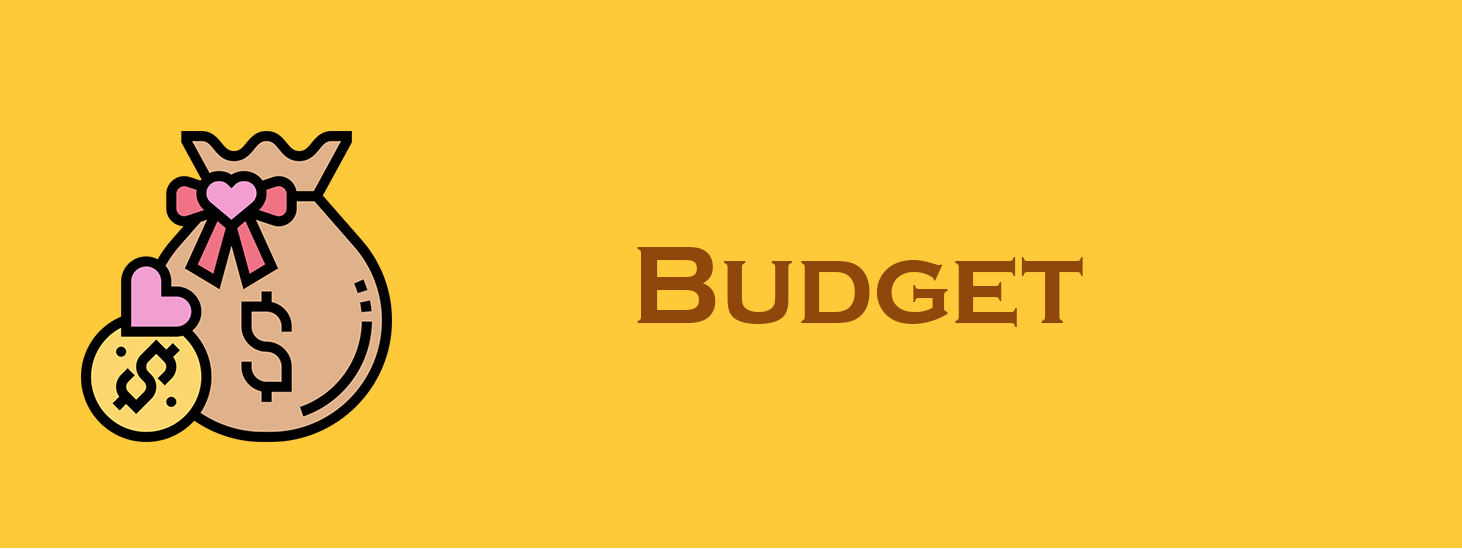
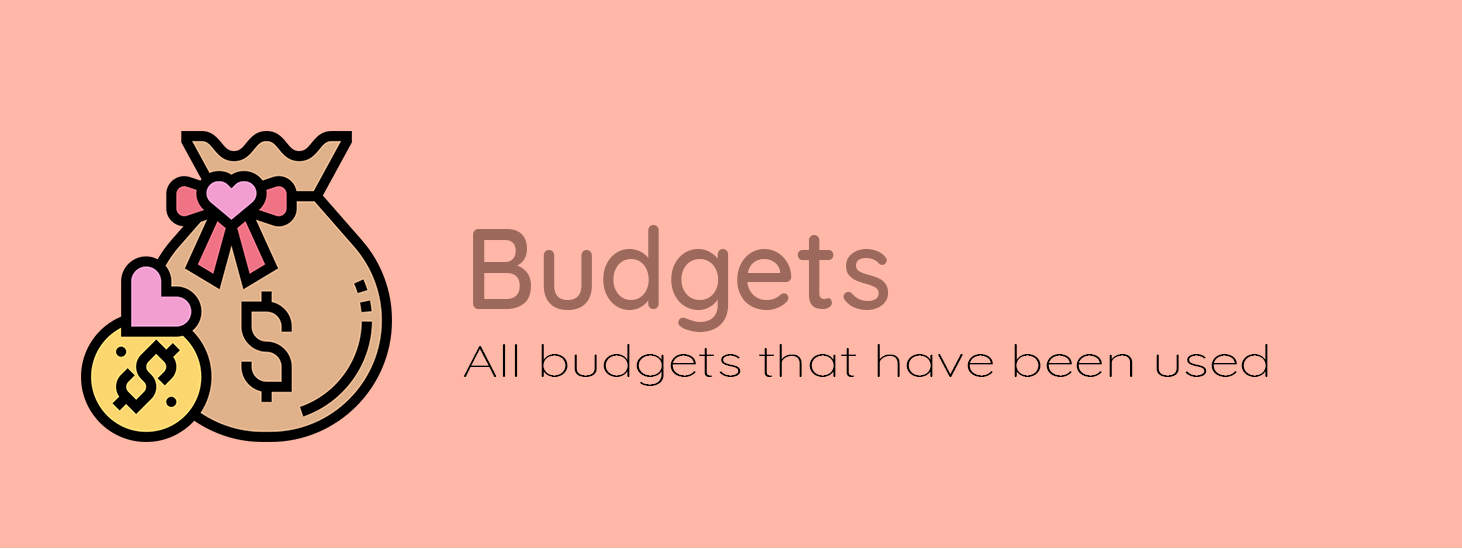
Comparing the layer stacks of the two (1462, 549) images. Changes:
added layer "All budgets that have been used" above "Budgets" over (463, 344, 1268, 386)
renamed "Budget" to "Budgets", painted on it over (473, 225, 1083, 332)
painted on "Rectangle 1" over (0, 0, 1462, 548)
